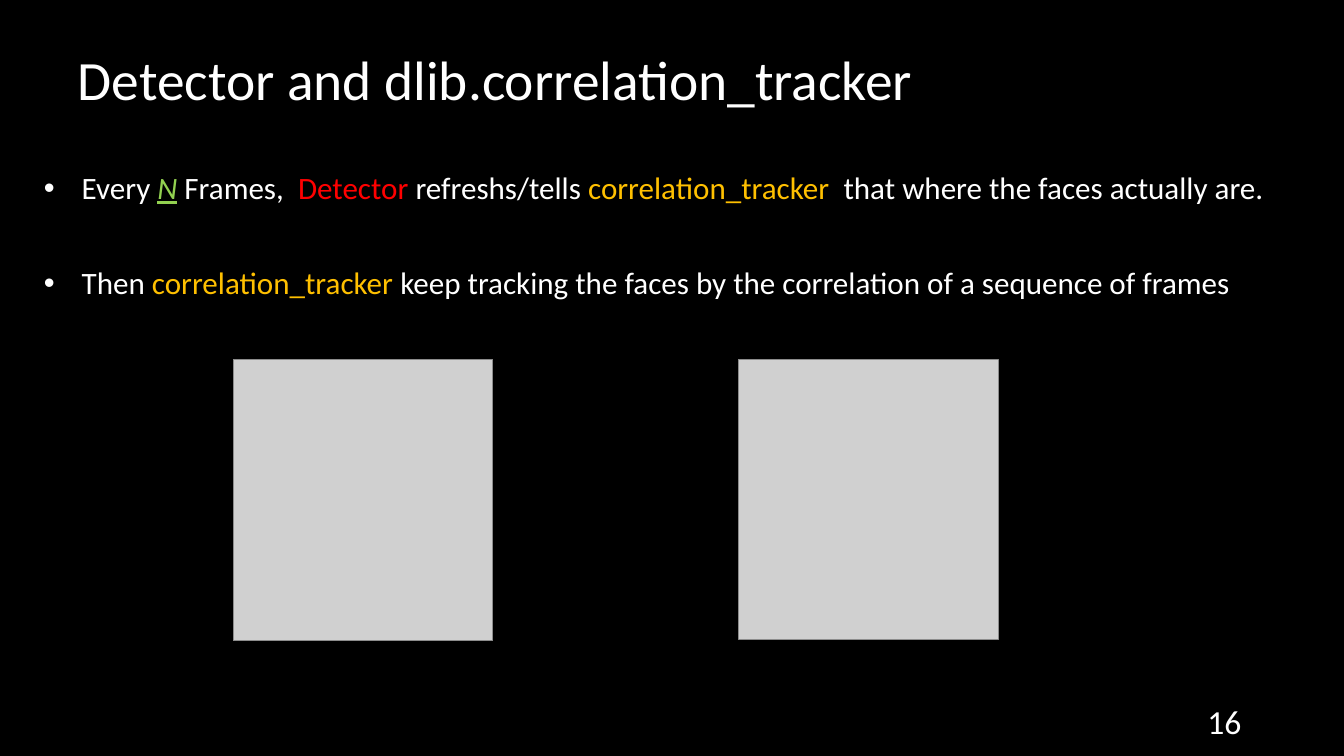
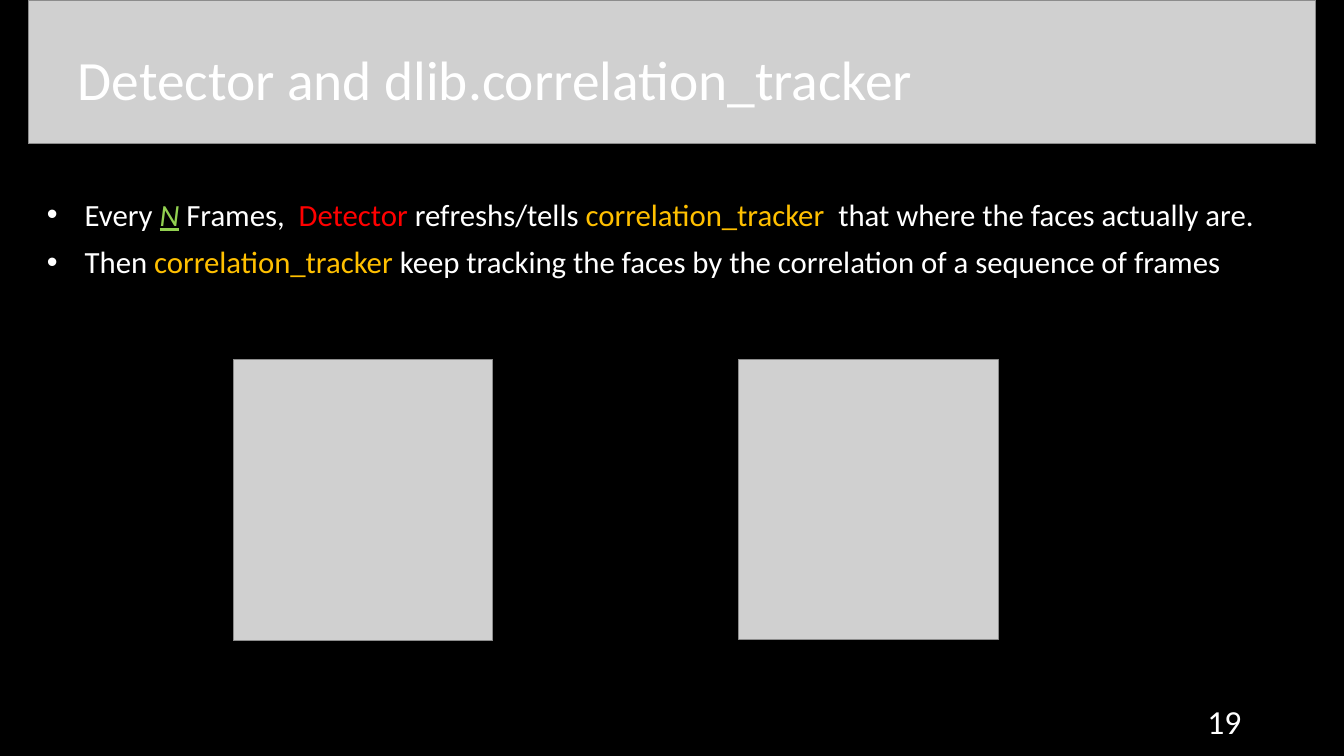
Before and after one commit to AxotZero/NTUSTxIntel--MaskFaceDetection, a slide deck: slide 19 of MaskDetection.pptx (slide 16 before the commit). Drawn at 1344x756 pixels with LibreOffice and Linux fonts; fonts in the diff are those of the drawing; grey boxes stand for pictures. Boxes give left, top, right and bottom in pixels: in the first picture for what was removed or moved away, otherwise in the second. Text is boxed around its words. In the diff, an @@ line names an element or a change of style, - is before the commit and + after.

```diff
--- a/MaskDetection.pptx
+++ b/MaskDetection.pptx
@@ picture added at (28, 0, 1316, 144) @@
@@ text "Every N Frames, Detector refreshs/tells ...": place and size @@
-text "Every N Frames, Detector refreshs/tells ..." at (82, 177, 1264, 300)
+text "Every N Frames, Detector refreshs/tells ..." at (85, 204, 1253, 279)
@@ text "Every N Frames, Detector refreshs/tells ..." at (85, 204, 1253, 279): size 22.2 to 22 pt @@
@@ page number at (1207, 712, 1241, 734): text changed @@
-16
+19
```
Also in this commit, not shown: 18 other slides changed, 8 slides added, 3 slides removed, 46 other files.
